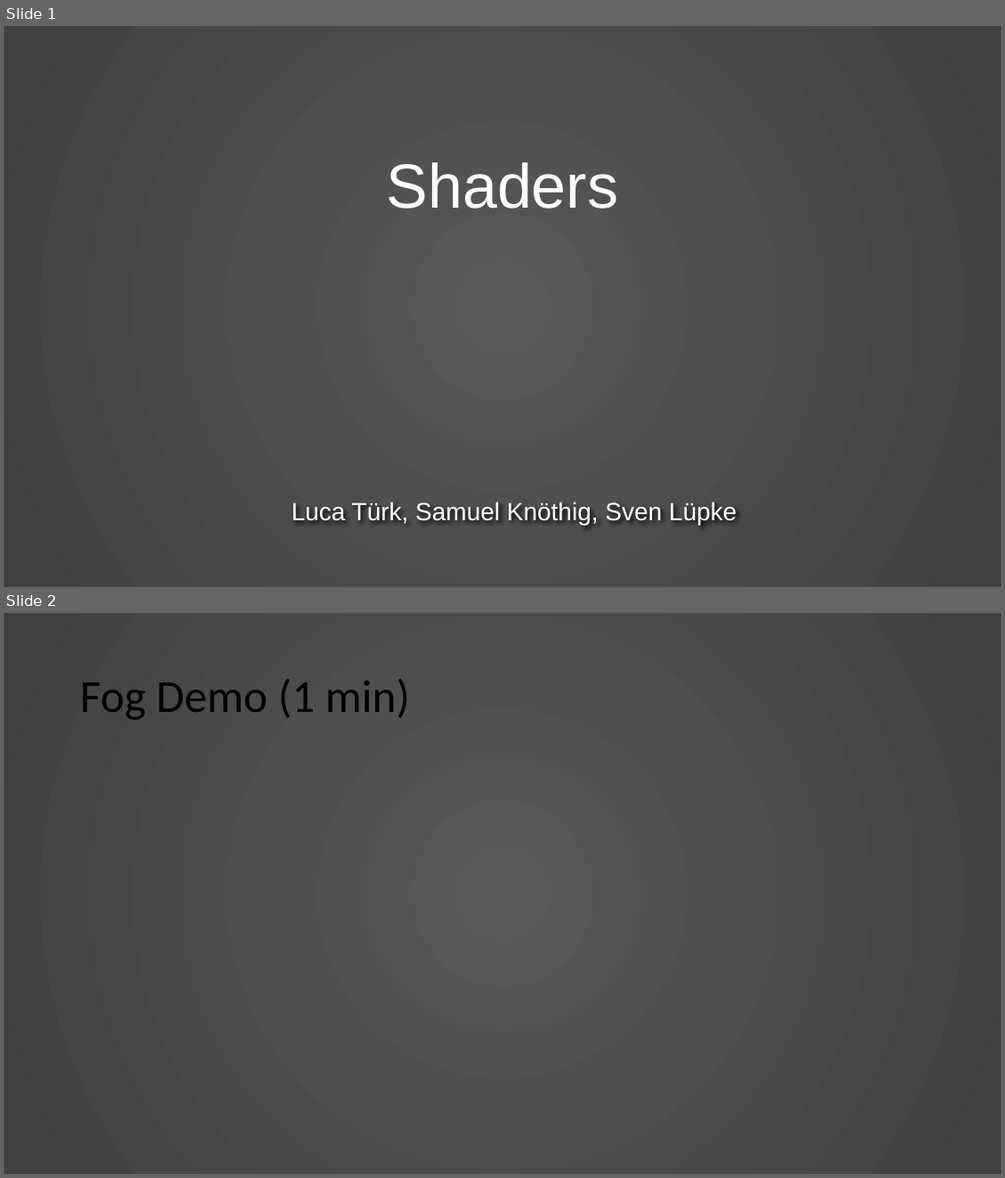
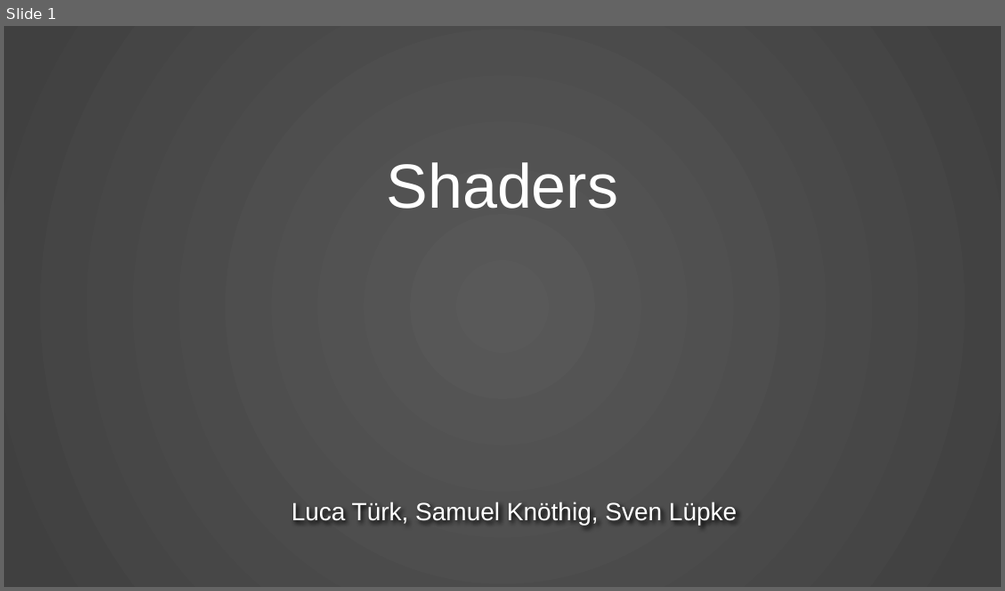
Before and after one commit to KnightTec/ShaderProject, a slide deck: Presentation.pptx. Shown one above the other, each under a label of ours: slides 1 and 2 before the commit, slide 1 after it. The pictures are 1005x1178 and 1005x591 pixels, drawn with LibreOffice and Linux fonts; fonts in the diff are those of the drawing; background and template pictures are left out. Boxes give left, top, right and bottom in pixels: in the first picture for what was removed or moved away, otherwise in the second. Text is boxed around its words. In the diff, an @@ line names an element or a change of style, - is before the commit and + after.

```diff
--- a/Presentation.pptx
+++ b/Presentation.pptx
@@ slide 2 removed at [4, 613, 1001, 1174], background gradient #595959 to #404040 @@
@@ title removed at [80, 679, 410, 720] @@
-Fog Demo (1 min)
```
Also in this commit, not shown: 12 slides changed, 1 slide added, 2 other slides removed, 8 other files.
